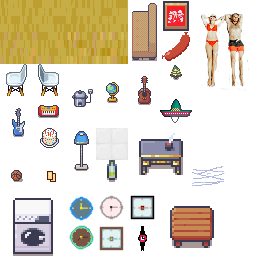
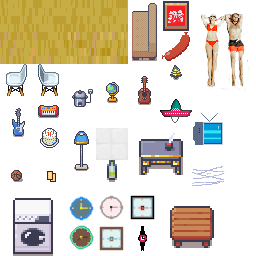
Revision of a layered 256 x 256 image; what changed, layer by layer:
painted on "tileset_hs18.png" over [193, 113, 223, 145]
